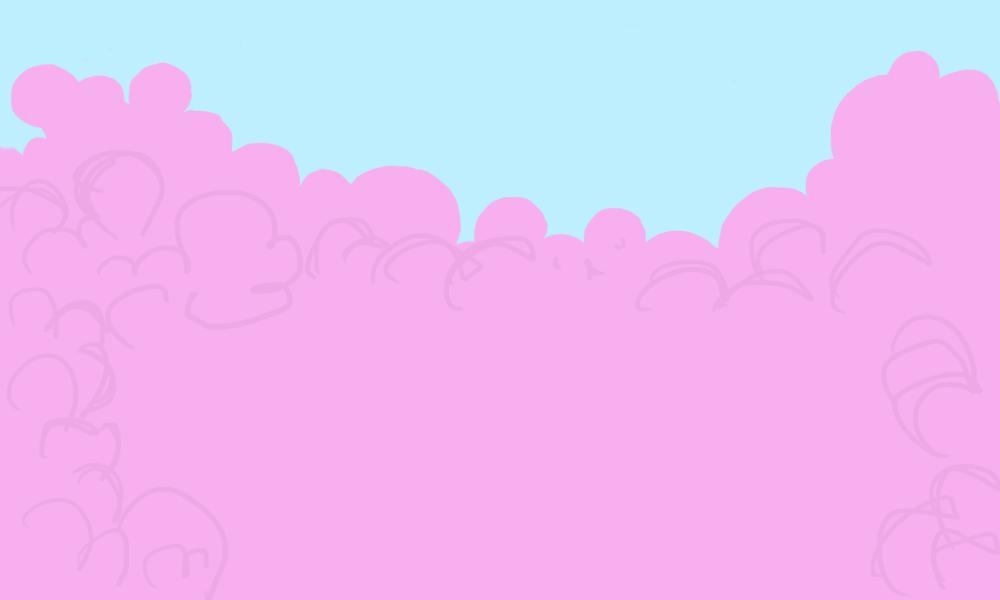
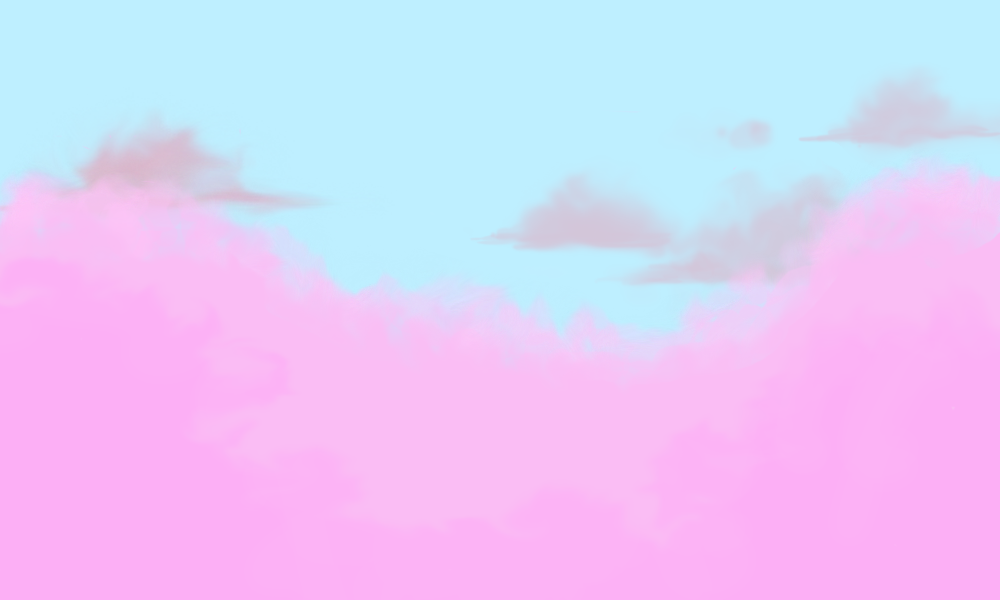
Layer changes from the first 1000 x 600 image to the second:
removed layer "Ebene 6" over left=0, top=149, right=1000, bottom=600
added layer "Ebene 9" above "Ebene 8" over left=0, top=24, right=1000, bottom=600
added layer "Ebene 8" above "Ebene 11" over left=0, top=218, right=1000, bottom=600
added layer "Ebene 11" above "Ebene 3" over left=0, top=24, right=1000, bottom=600
painted on "Ebene 3" over left=0, top=24, right=1000, bottom=439
added layer "Ebene 10" above "Ebene 15" over left=0, top=141, right=1000, bottom=430
added layer "Ebene 15" (81%) above "Ebene 14" over left=0, top=87, right=397, bottom=239
added layer "Ebene 14" above "Ebene 13" over left=0, top=24, right=1000, bottom=600
added layer "Ebene 13" (50%) above "Ebene 5" over left=459, top=52, right=1000, bottom=339
